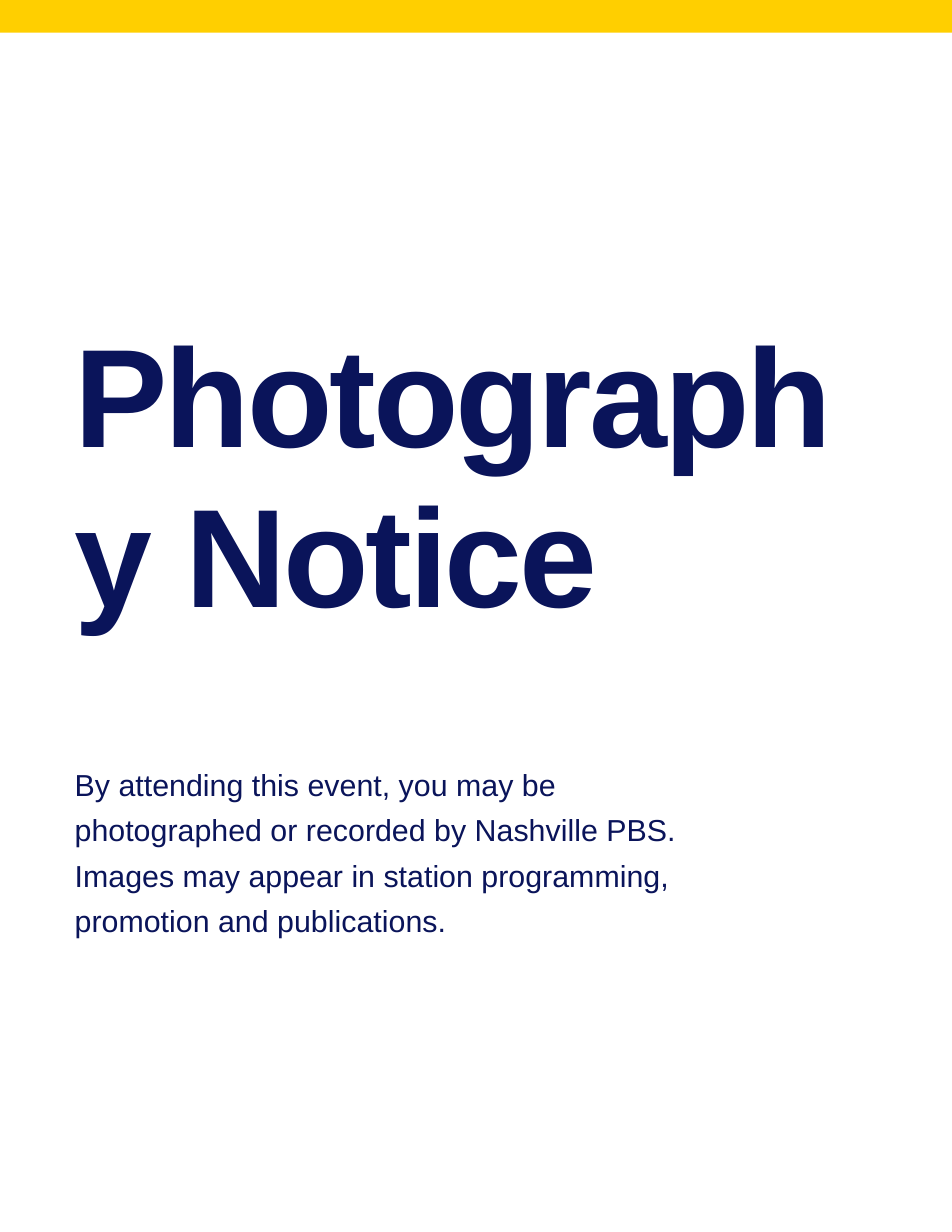
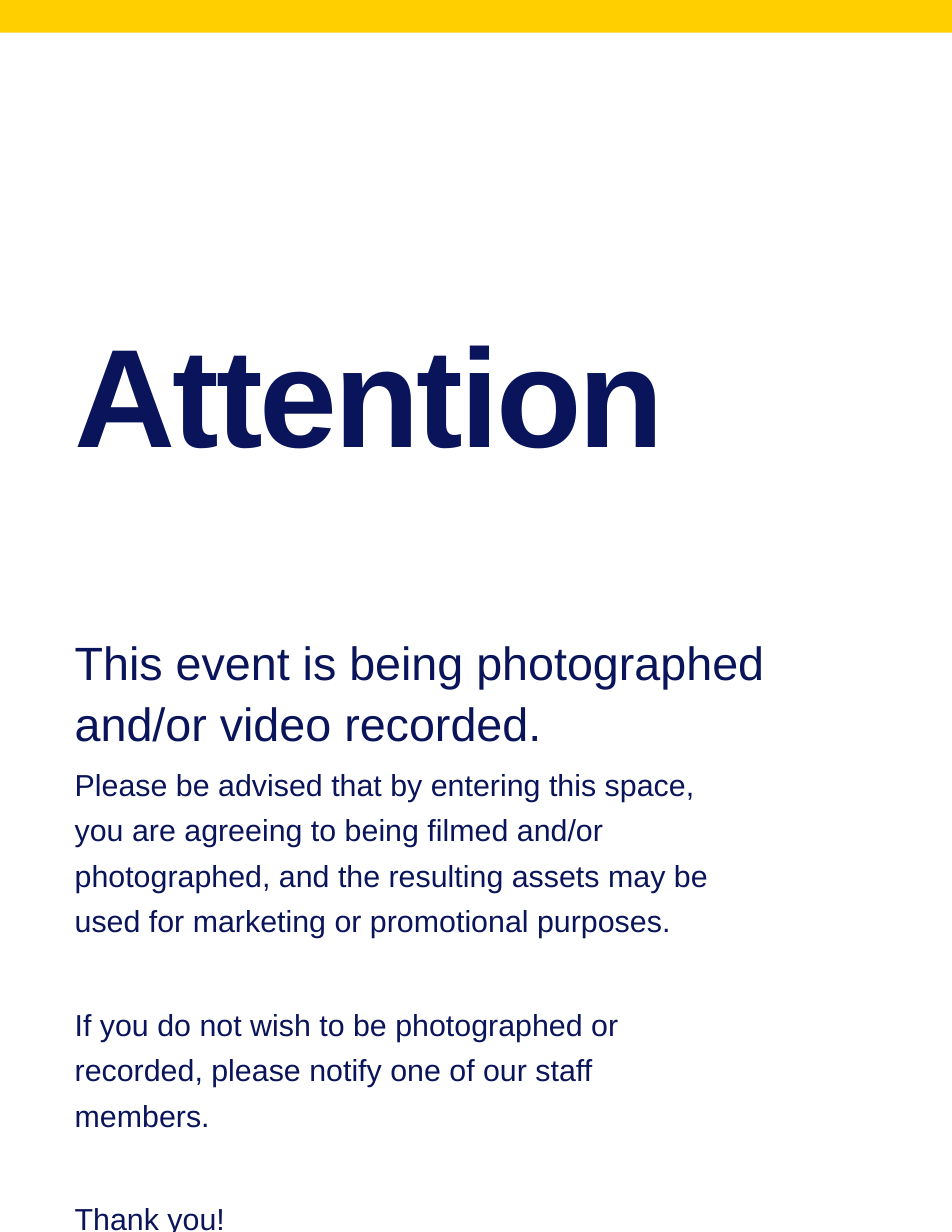
Before and after one commit to NashvillePBS/wnpt-lowerthird, a slide deck: slide 7 of templates/signs/NashvillePBS-EventSigns-Letter-Portrait.pptx. Drawn at 952x1232 pixels with LibreOffice and Linux fonts; fonts in the diff are those of the drawing; background and template pictures are left out. Boxes give left, top, right and bottom in pixels: in the first picture for what was removed or moved away, otherwise in the second. Text is boxed around its words. In the diff, an @@ line names an element or a change of style, - is before the commit and + after.

```diff
--- a/templates/signs/NashvillePBS-EventSigns-Letter-Portrait.pptx
+++ b/templates/signs/NashvillePBS-EventSigns-Letter-Portrait.pptx
@@ title at (75,345,664,449): text changed @@
-Photography Notice
+Attention
@@ text at (75,646,764,742): text changed; size 19.5 to 30 pt @@
-By attending this event, you may be photographed or recorded by Nashville PBS. Images may appear in station programming, promotion and publications.
+This event is being photographed and/or video recorded.
@@ text added at (75,774,708,1232), 19.5 pt, text #0A145A @@
+Please be advised that by entering this space, you are agreeing to being filmed and/or photographed, and the resulting assets may be used for marketing or promotional purposes.
+If you do not wish to be photographed or recorded, please notify one of our staff members.
+Thank you!
```
Also in this commit, not shown: 8 other files.
